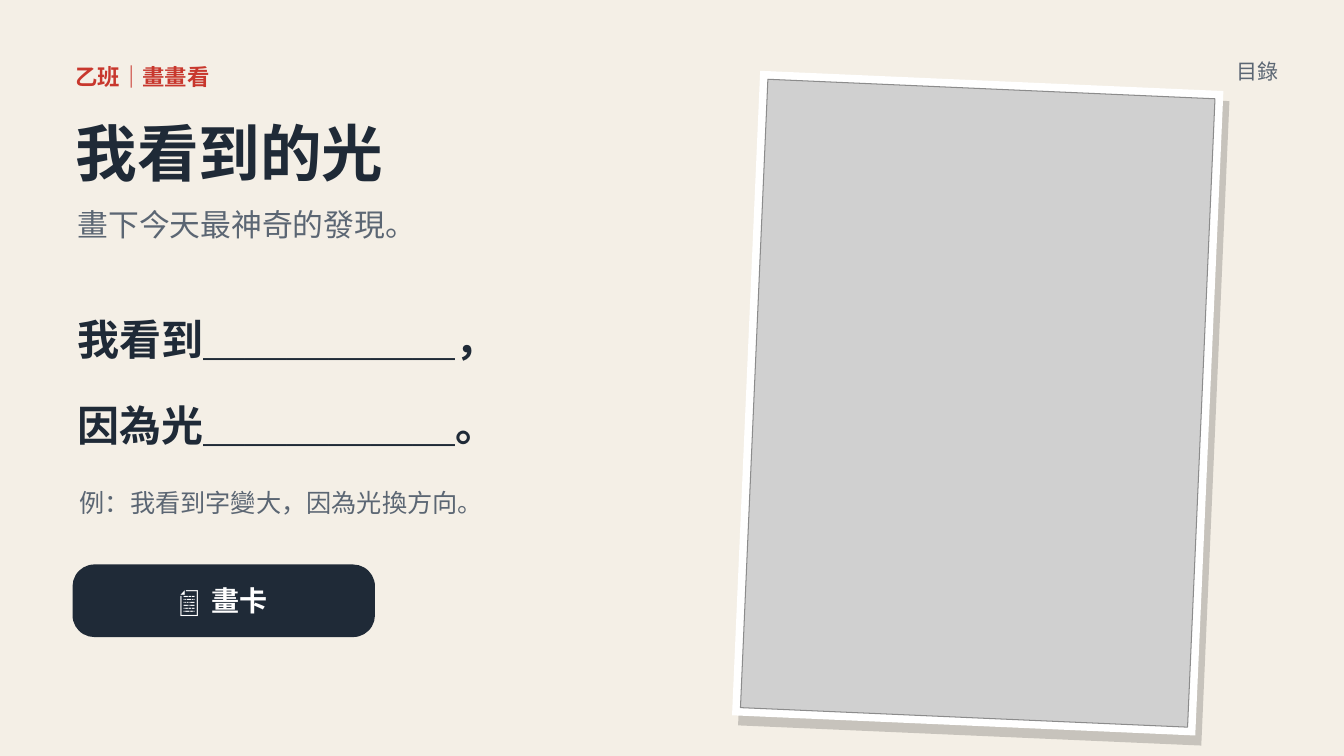
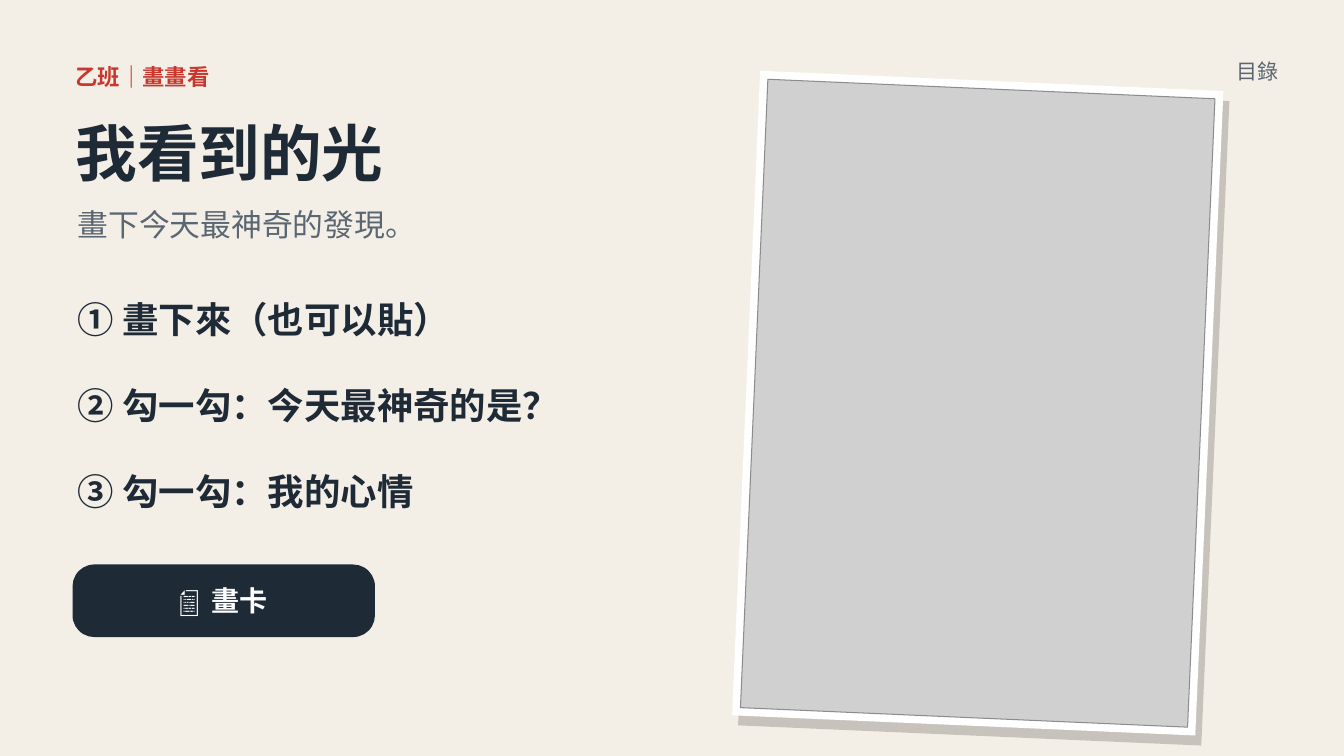
Before and after one commit to classtools1020/classtools1020.github.io, a slide deck: slide 26 of light-refract/1016/slides.pptx. Drawn at 1344x756 pixels with LibreOffice and Linux fonts; fonts in the diff are those of the drawing; grey boxes stand for pictures. Boxes give left, top, right and bottom in pixels: in the first picture for what was removed or moved away, otherwise in the second. Text is boxed around its words. In the diff, an @@ line names an element or a change of style, - is before the commit and + after.

```diff
--- a/light-refract/1016/slides.pptx
+++ b/light-refract/1016/slides.pptx
@@ text at box(78, 302, 450, 337): text changed; size 30 to 26 pt @@
-我看到＿＿＿＿＿＿，
+① 畫下來（也可以貼）
@@ text at box(78, 388, 559, 423): text changed; size 30 to 26 pt @@
-因為光＿＿＿＿＿＿。
+② 勾一勾：今天最神奇的是？
@@ text at box(78, 474, 413, 509): text changed; size 18 to 26 pt; text colour #5B6673 to #1F2A37; bold on @@
-例：我看到字變大，因為光換方向。
+③ 勾一勾：我的心情
```
Also in this commit, not shown: 1 other slide changed, 30 other files.
